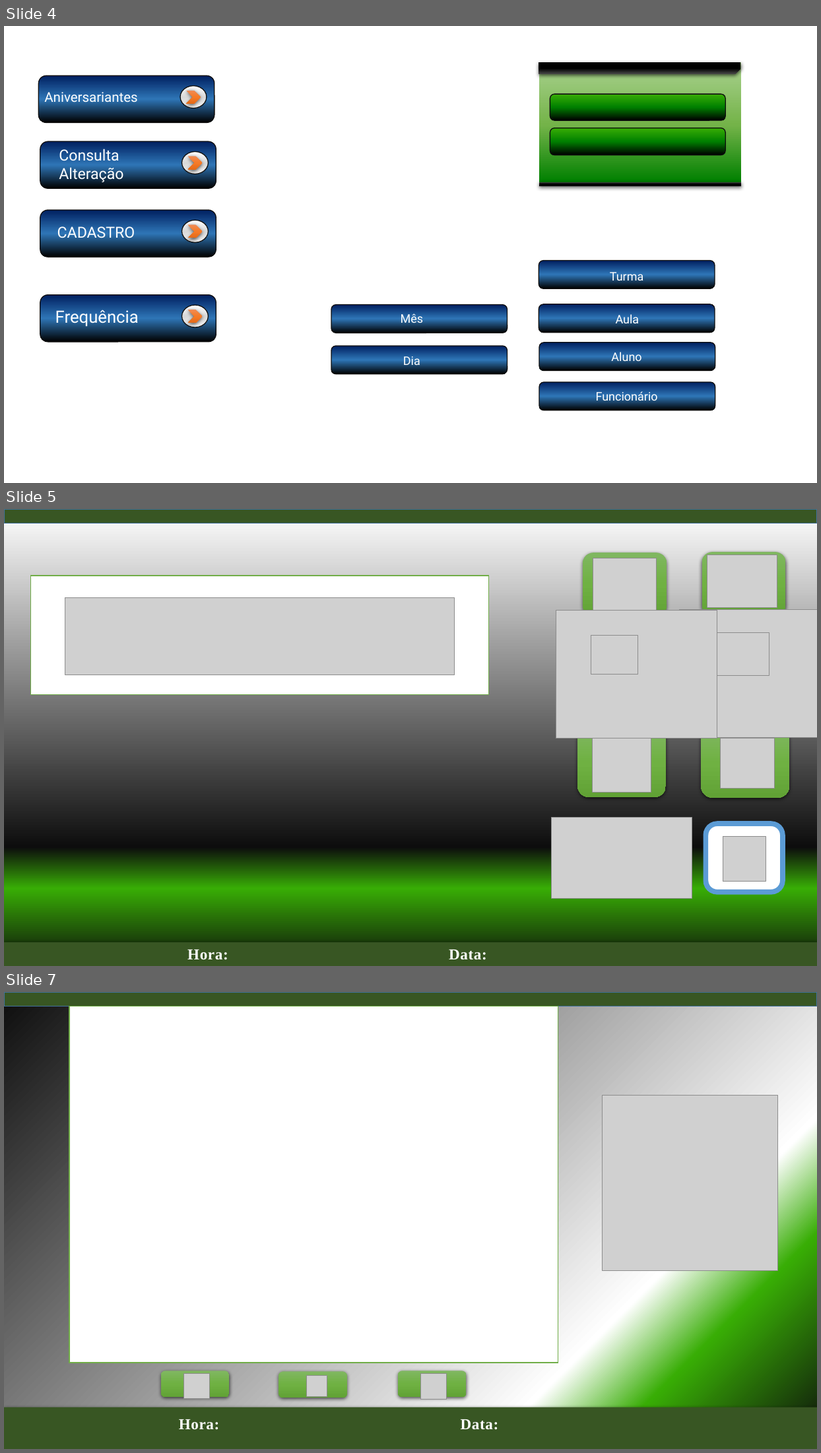
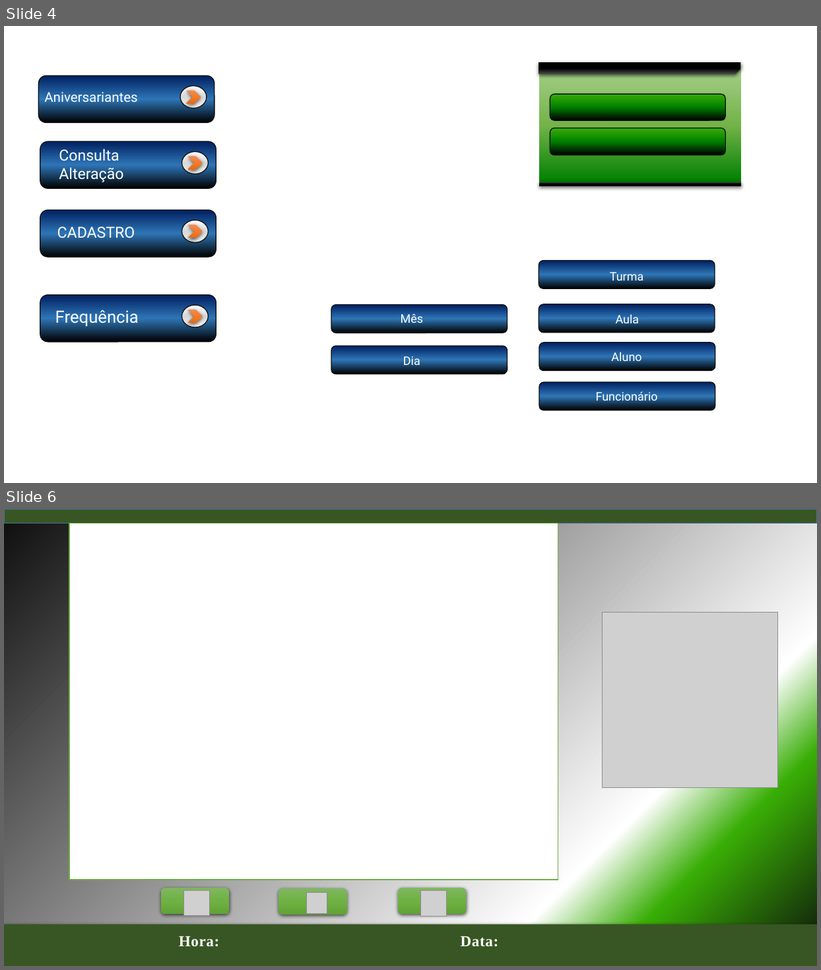
Before and after one commit to Raicamposs/Academia, a slide deck: Gerenciador/src/Imagens/BackgroudLogin.pptx. Shown one above the other, each under a label of ours: slides 4, 5 and 7 before the commit, slides 4 and 6 after it; the slides between them are not shown. The pictures are 821x1453 and 821x970 pixels, drawn with LibreOffice and Linux fonts; fonts in the diff are those of the drawing; grey boxes stand for pictures. Boxes give left, top, right and bottom in pixels: in the first picture for what was removed or moved away, otherwise in the second. Text is boxed around its words. In the diff, an @@ line names an element or a change of style, - is before the commit and + after.

```diff
--- a/Gerenciador/src/Imagens/BackgroudLogin.pptx
+++ b/Gerenciador/src/Imagens/BackgroudLogin.pptx
@@ slide 5 removed at (x1=4, y1=509, x2=817, y2=966), background gradient #FFFFFF to #0D0D0D to #38AD05 @@
@@ rectangle removed at (x1=4, y1=509, x2=817, y2=524) @@
@@ rectangle removed at (x1=31, y1=576, x2=490, y2=694) @@
@@ picture removed at (x1=65, y1=598, x2=455, y2=675) @@
@@ group removed at (x1=556, y1=552, x2=817, y2=739): 6 pictures, 2 rounded rectangles @@
@@ rounded rectangle removed at (x1=578, y1=728, x2=667, y2=797) @@
@@ picture removed at (x1=593, y1=738, x2=651, y2=792) @@
@@ rounded rectangle removed at (x1=701, y1=729, x2=789, y2=798) @@
@@ picture removed at (x1=721, y1=739, x2=774, y2=788) @@
@@ picture removed at (x1=551, y1=818, x2=692, y2=899) @@
@@ rounded rectangle removed at (x1=706, y1=824, x2=783, y2=892) @@
@@ picture removed at (x1=723, y1=836, x2=766, y2=882) @@
@@ rectangle removed at (x1=4, y1=943, x2=817, y2=966) @@
@@ text removed at (x1=187, y1=950, x2=228, y2=960) @@
-Hora:
@@ text removed at (x1=449, y1=950, x2=487, y2=960) @@
-Data:
@@ what was slide 7 is now slide 6 @@
```
Also in this commit, not shown: 1 slide changed, 13 other files.
